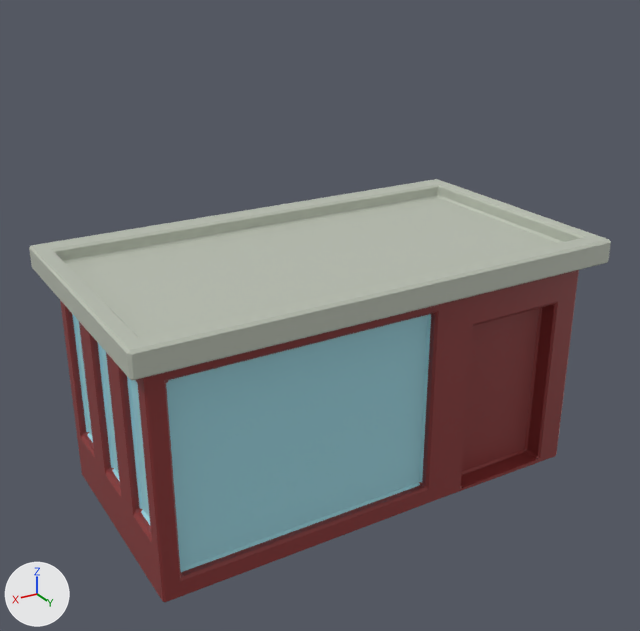
An edit to the Blender file Assets/Building Things/Bodega1/Bodega1_mid+top_red.blend, drawn before and after from the same camera.
The view is the same before and after, from a 50 mm camera at (3.69, 6.08, 4.59) aimed at (0.11, 0.12, 1.6). The axes (+X, +Y, +Z) are drawn at lower left. The lights are the same throughout.

The older version as bpy lines, for what is in view:
```python
me_cube_043 = bpy.data.meshes.new('Cube.043')
me_cube_043.from_pydata(...)  # 183 vertices, 172 faces; spans x -2.13..2.15, y -1.21..1.21, z 0.0..3.91
# faces by material slot: [24, 93, 46, 9]
me_cube_043.materials.append(mat_white_014)  # white #e7e7e7
me_cube_043.materials.append(mat_buidling1_red)  # red #8a3535
me_cube_043.materials.append(mat_bodega_roof_006)  # light grey #bcc2b4
me_cube_043.materials.append(mat_glass_014)  # cyan #a1dbe7
# before: 175 (-1.76, 1.0, 0.04), 176 (-1.76, 1.0, 1.62), 177 (-0.83, 1.0, 1.62), 178 (-0.83, 1.0, 0.04), 179 (-1.76, 0.82, 1.62)
# before: 180 (-1.76, 0.82, 0.04), 181 (-0.83, 0.82, 0.04), 182 (-0.83, 0.82, 1.62)
ob_bodega1_mid_top_red = bpy.data.objects.new('bodega1.mid/top.red', me_cube_043)
ob_bodega1_mid_top_red.location = (0.0, 0.0, 0.0)
_m = ob_bodega1_mid_top_red.modifiers.new('Bevel', 'BEVEL')
_m.width = 0.02
_m.width_pct = 0.02
_m.use_clamp_overlap = False
```
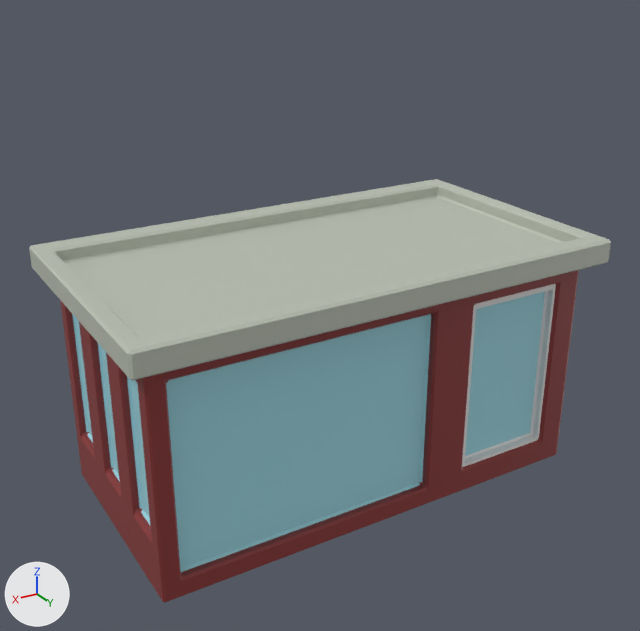
Boxes (x1, y1, x2, y2) around the edits, measured in the pictures (640 x 631 px; the box of a moved part takes in the faces that stretch with it):
part 1 of me_cube_043, added (cyan): after (462, 284, 556, 467)
part 2 of me_cube_043, moved or reshaped: (441, 270, 578, 498) in both

Edits to the bpy script that builds the scene:
```text
Change me_cube_043:
    where me_cube_043.from_pydata(...)  # 183 vertices, 172 faces; spans x -2.13..2.15, y -1.21..1.21, z 0.0..3.91
    used by ob_bodega1_mid_top_red; location = (0.0, 0.0, 0.0)
    verts and faces of me_cube_043; kept vertices keep their numbers, new ones are numbered from 183
    me_cube_043 part 1: the loose piece of 16 vertices spanning x -1.78..-0.83, y -0.96..-0.89, z 0.51..1.8 is copied, and the copy is scaled about its middle by (-1, -1, 1.25), then moved by (0.0, 1.85, -0.14); it spans x -1.78..-0.83, y 0.9..0.97, z 0.21..1.82
    me_cube_043 part 2
    add for i in [175, 178, 180, 181]: verts[i] += (0.0, 0.0, 0.2)
    add for i in [176, 177, 179, 182]: verts[i] += (0.0, 0.0, 0.19)
```
